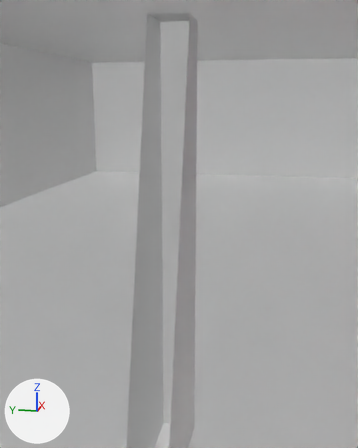
Renders of the Blender file In Deep Shit/Assets/block.blend from each side of a commit.
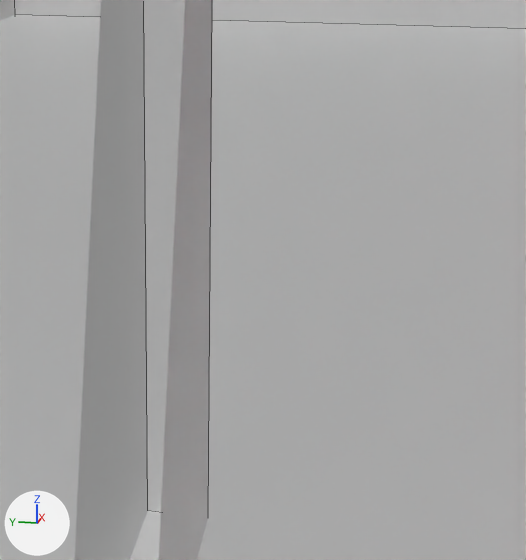
Each version appears first from a 50 mm camera at (-21.01, -2.4, 4.99) aimed at (-15.35, -1.27, 3.57), and next in a close-up on the part from 25% to 99% of the width and 37% to 100% of the height. The axes (+X, +Y, +Z) are drawn at lower left. The lights are the same throughout. The close-ups show mesh edges as thin lines. Everything nearer to the camera than a plane just in front of the edit is cut away.

The scene before the commit, as lines of its bpy script (objects in view):
```python
me_cube_013 = bpy.data.meshes.new('Cube.013')
me_cube_013.from_pydata(...)  # 16 vertices, 14 faces; spans x -1.06..1.0, y -1.0..1.0, z -1.0..1.0
me_cube_016 = bpy.data.meshes.new('Cube.016')
me_cube_016.from_pydata([(0.98, -1.24, -1.0), (0.98, -1.24, 1.0), (0.98, 1.0, -1.0), (0.98, 1.0, 1.0), (0.99, -1.24, -1.0), (0.99, -1.24, 1.0), (0.99, 1.0, -1.0), (0.99, 1.0, 1.0)], [], [(2, 0, 1, 3), (6, 7, 5, 4), (2, 3, 7, 6), (0, 2, 6, 4), (3, 1, 5, 7), (1, 0, 4, 5)])
me_plane_002 = bpy.data.meshes.new('Plane.002')
me_plane_002.from_pydata(...)  # a box spanning x -0.93..0.93, y -1.22..0.99, z -0.45..0.0
ob_door = bpy.data.objects.new('door', me_cube_013)
ob_door.parent = ob_stall
ob_door.matrix_parent_inverse = Matrix(((1.0, 0.0, 0.0, 17.92), (0.0, 1.0, 0.0, -9.558), (0.0, 0.0, 1.0, -4.031), (0.0, 0.0, 0.0, 1.0)))
ob_door.location = (-17.95, -1.168, 4.372)
ob_door.rotation_euler = (0.0, 0.0, -3.142)  # degrees (0, 0, -180)
ob_door.scale = (-3.09, -0.224, 2.72)
ob_floor = bpy.data.objects.new('floor', me_plane_002)
ob_floor.location = (-4.136, 0.086, 0.0)
ob_floor.scale = (19.4, 11.0, 1.0)
ob_wall_001 = bpy.data.objects.new('wall.001', me_cube_016)
ob_wall_001.parent = ob_walls
ob_wall_001.matrix_parent_inverse = Matrix(((1.0, 0.0, 0.0, 4.136), (0.0, 1.0, 0.0, -0.0858), (0.0, 0.0, 1.0, -4.949), (0.0, 0.0, 0.0, 1.0)))
ob_wall_001.location = (-4.136, 0.0858, 4.949)
ob_wall_001.scale = (18.4, 10.7, 4.06)
```
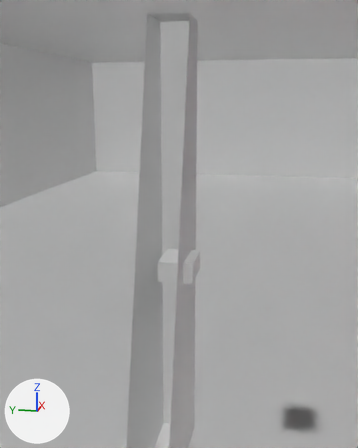
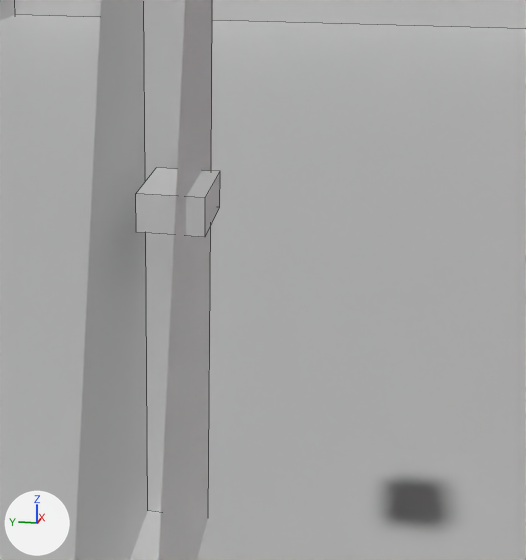
Where the change shows, as pixel boxes [x1, y1, x2, y2] in the close-ups (526 x 560 px):
'door lock', added
    after: [136, 168, 220, 237]

The change, as a diff of the scene's bpy script:
```diff
--- a/In Deep Shit/Assets/block.blend.py
+++ b/In Deep Shit/Assets/block.blend.py
@@ mat_material @@
+mat_material = principled_material('Material')
+mat_material.base_color = (0.8, 0.8, 0.8)  # white #e7e7e7
@@ me_cube_002 @@
+me_cube_002.from_pydata(...)  # a box spanning x -1.0..1.0, y -1.0..1.0, z -1.0..1.0
+me_cube_002.materials.append(mat_material)  # white #e7e7e7
@@ ob_door_lock @@
+ob_door_lock = bpy.data.objects.new('door lock', me_cube_002)
+ob_door_lock.parent = ob_door
+ob_door_lock.matrix_parent_inverse = Matrix(((0.324, 0.0, 0.0, 5.812), (0.0, 4.458, 0.0, 5.205), (0.0, 0.0, 0.367, -1.174), (0.0, 0.0, 0.0, 1.0)))
+ob_door_lock.location = (-15.46, -1.298, 3.089)
+ob_door_lock.scale = (0.27, 0.205, 0.119)
```
